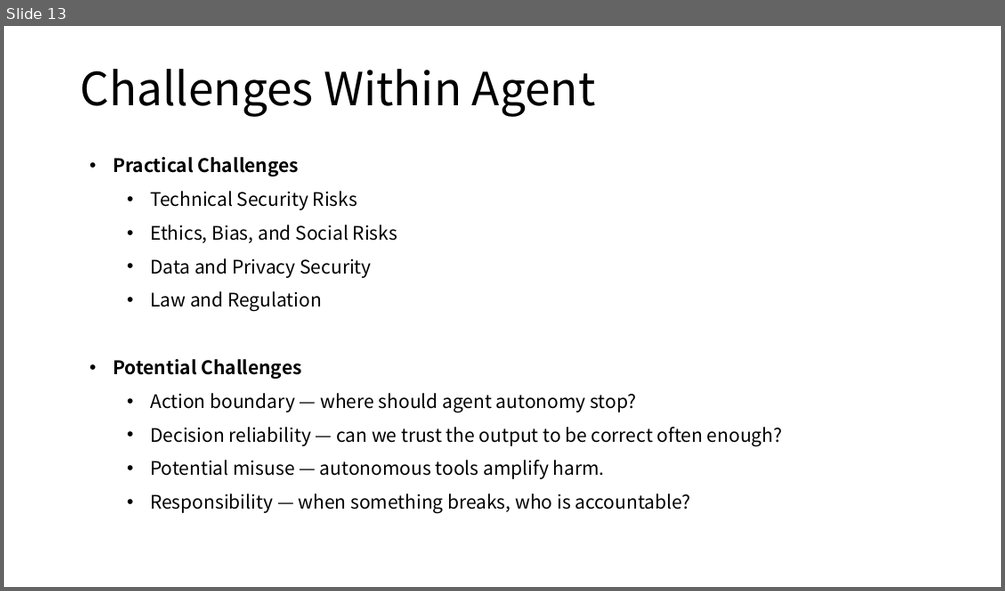
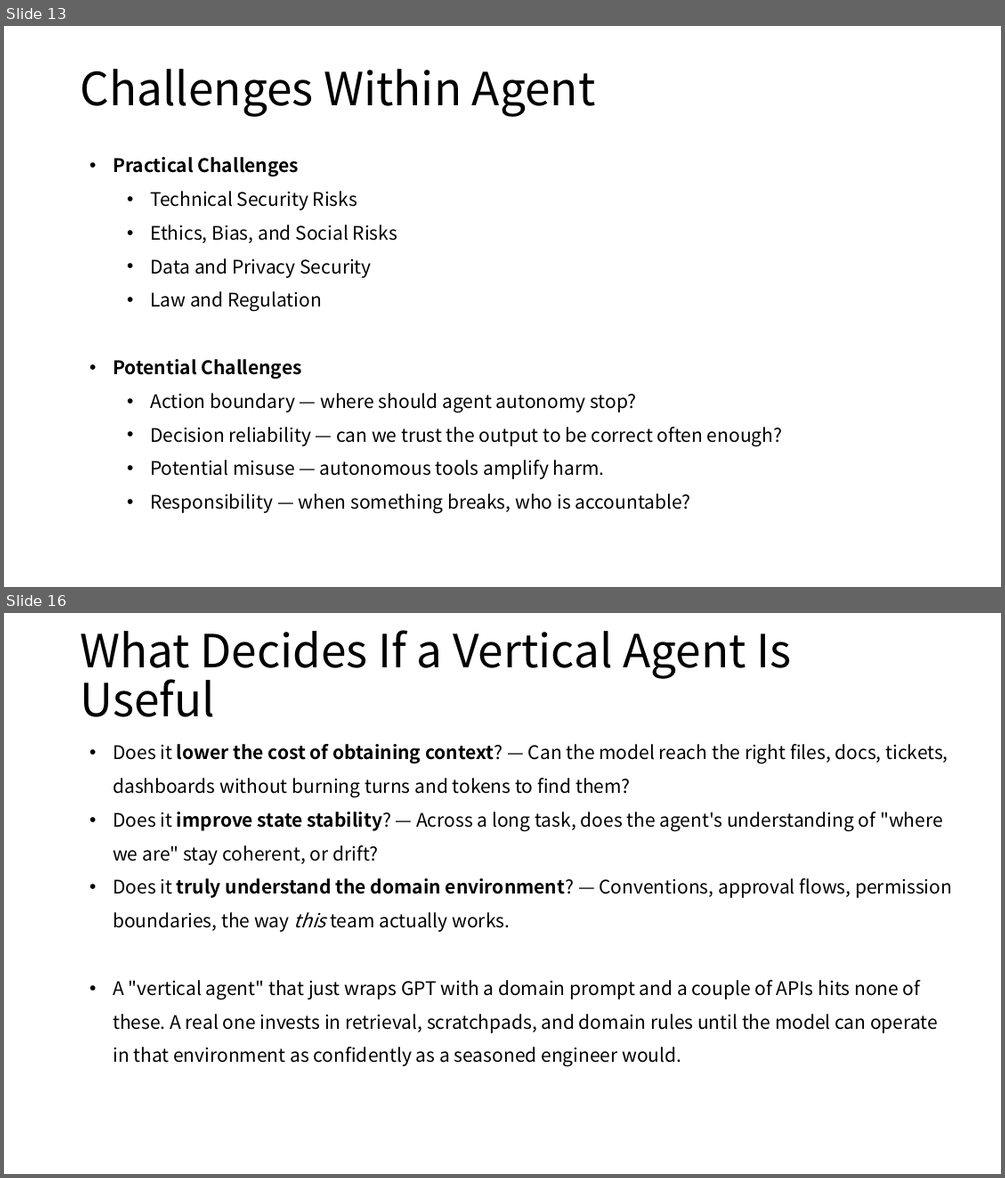
Before and after one commit to Tianyi2/All-About-Agent, a slide deck: all-about-agent.pptx. Shown one above the other, each under a label of ours: slide 13 before the commit, slides 13 and 16 after it; the slides between them are not shown. The pictures are 1005x591 and 1005x1178 pixels, drawn with LibreOffice and Linux fonts; fonts in the diff are those of the drawing. Boxes give left, top, right and bottom in pixels: in the first picture for what was removed or moved away, otherwise in the second. Text is boxed around its words. In the diff, an @@ line names an element or a change of style, - is before the commit and + after.

```diff
--- a/all-about-agent.pptx
+++ b/all-about-agent.pptx
@@ slide 16 added at bbox=[4, 613, 1001, 1174], background #FFFFFF @@
@@ title added at bbox=[80, 630, 791, 717], 44 pt, text #000000 @@
+What Decides If a Vertical Agent Is Useful
@@ text added at bbox=[113, 744, 952, 1066], 18 pt, text #000000 @@
+• Does it lower the cost of obtaining context? — Can the model reach the right files, docs, tickets, dashboards without burning turns and tokens to find them?
+• Does it improve state stability? — Across a long task, does the agent's understanding of "where we are" stay coherent, or drift?
+• Does it truly understand the domain environment? — Conventions, approval flows, permission boundaries, the way this team actually works.
+• A "vertical agent" that just wraps GPT with a domain prompt and a couple of APIs hits none of these. A real one invests in retrieval, scratchpads, and domain rules until the model can operate in that environment as confidently as a seasoned engineer would.
```
Also in this commit, not shown: 1 slide changed, 4 other slides added, 3 other files.
